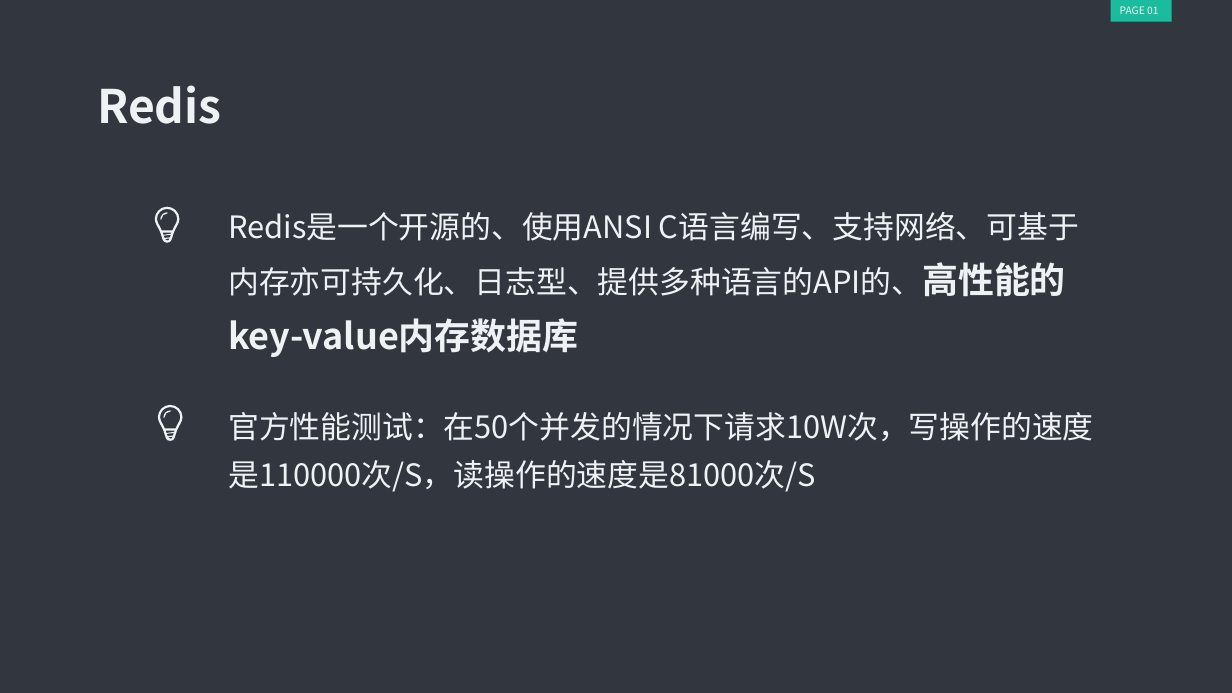
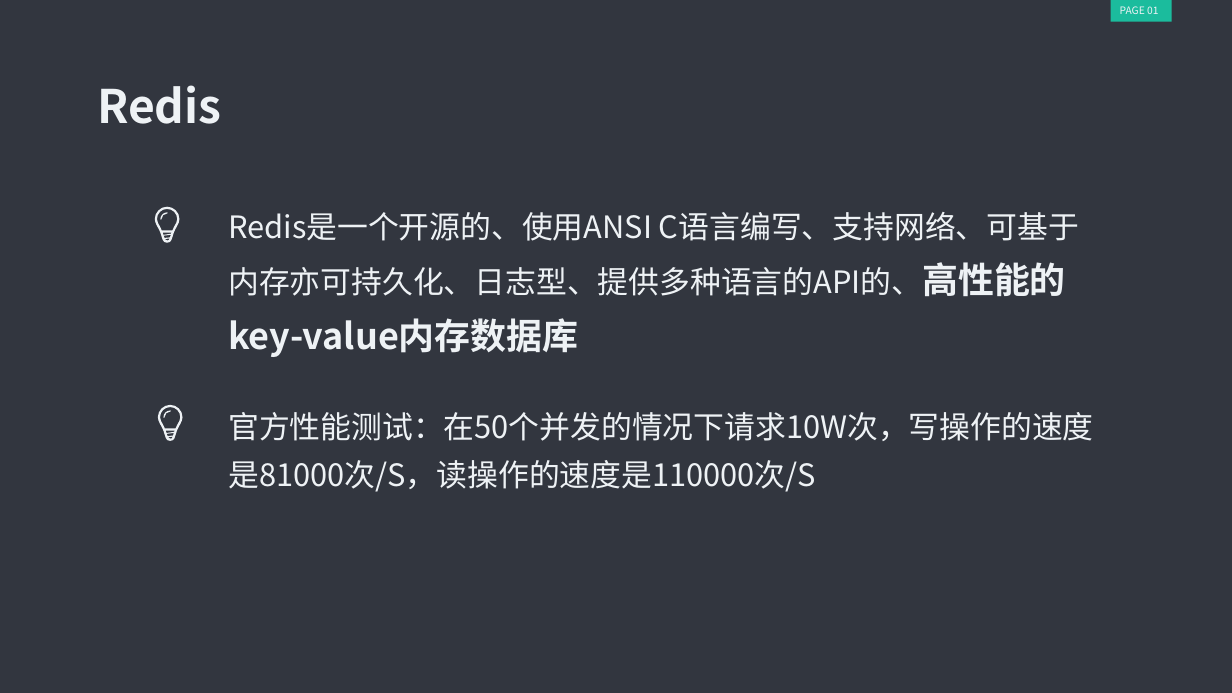
Before and after one commit to xingzhexiaozhu/UsefulProgram, a slide deck: slide 2 of 技术分享-Redis.pptx. Drawn at 1232x693 pixels with LibreOffice and Linux fonts; fonts in the diff are those of the drawing. Boxes give left, top, right and bottom in pixels: in the first picture for what was removed or moved away, otherwise in the second. Text is boxed around its words. In the diff, an @@ line names an element or a change of style, - is before the commit and + after.

```diff
--- a/技术分享-Redis.pptx
+++ b/技术分享-Redis.pptx
@@ text at [228, 412, 1093, 492]: text changed @@
-官方性能测试：在50个并发的情况下请求10W次，写操作的速度是110000次/S，读操作的速度是81000次/S
+官方性能测试：在50个并发的情况下请求10W次，写操作的速度是81000次/S，读操作的速度是110000次/S
```
Also in this commit, not shown: 3 other slides changed.
